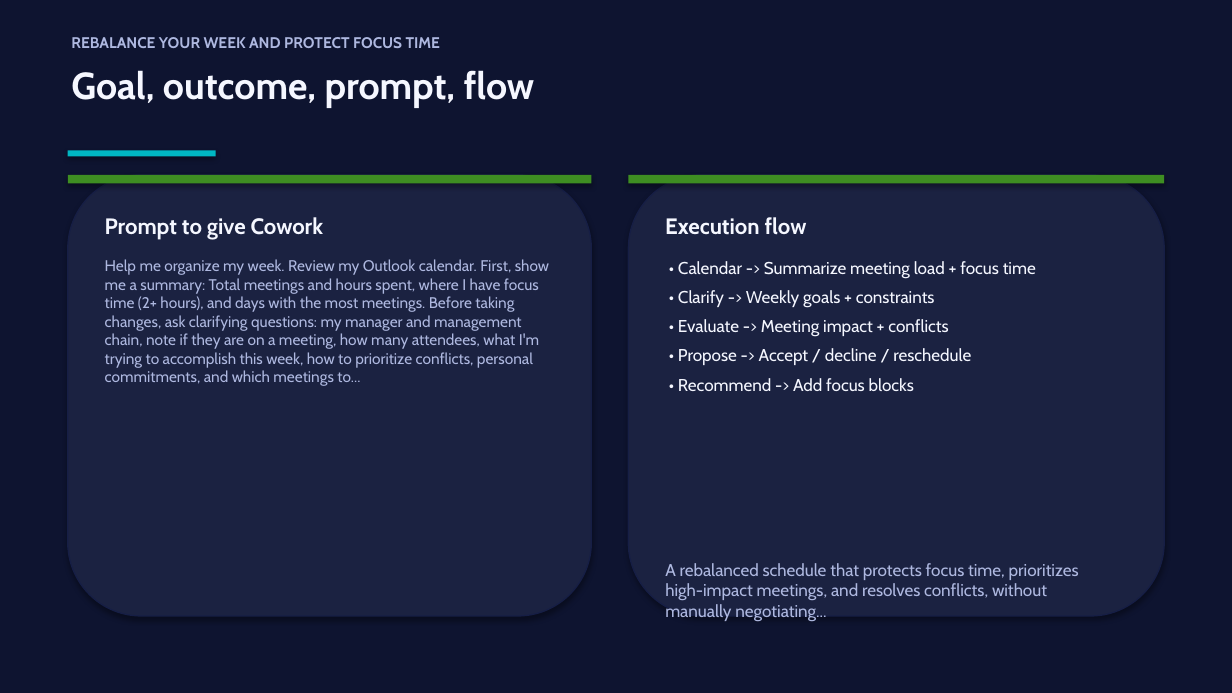
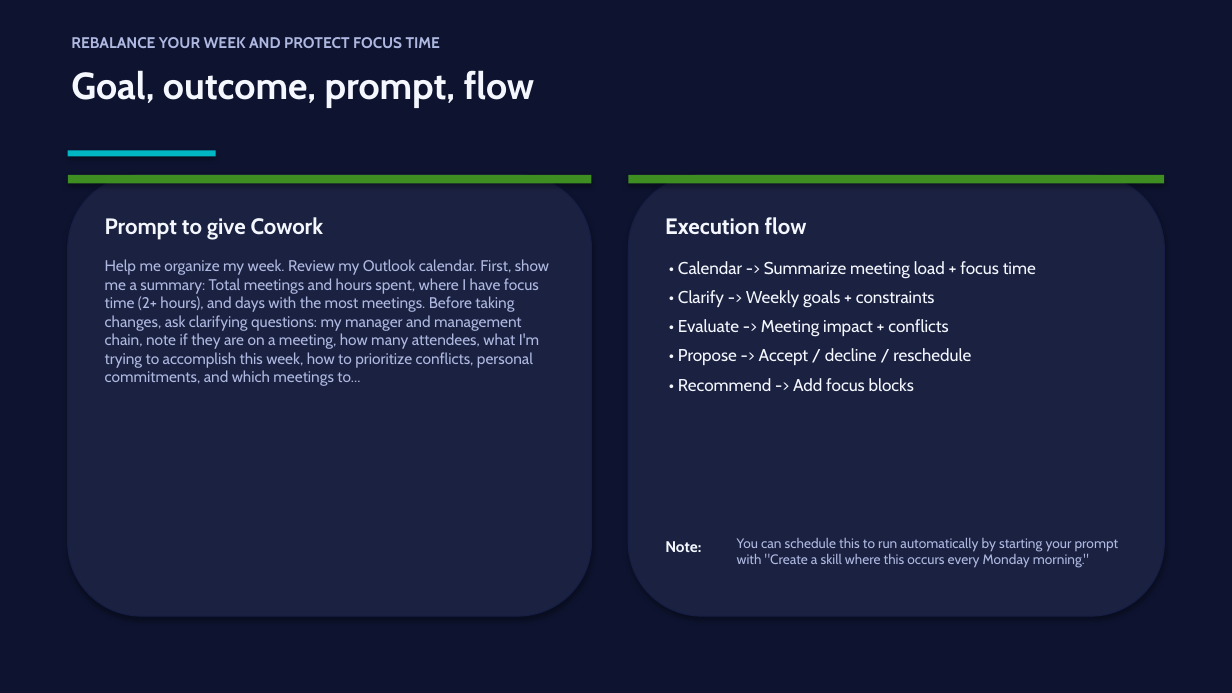
Before and after one commit to steffiyappy/copilot-what-to-use-when, a slide deck: slide 13 of slides/technical-lite.pptx. Drawn at 1232x693 pixels with LibreOffice and Linux fonts; fonts in the diff are those of the drawing. Boxes give left, top, right and bottom in pixels: in the first picture for what was removed or moved away, otherwise in the second. Text is boxed around its words. In the diff, an @@ line names an element or a change of style, - is before the commit and + after.

```diff
--- a/slides/technical-lite.pptx
+++ b/slides/technical-lite.pptx
@@ text added at [737,537,1119,568], 8 pt, text #AEB8E0 @@
+You can schedule this to run automatically by starting your prompt with "Create a skill where this occurs every Monday morning."
@@ text removed at [665,563,1079,621] @@
-A rebalanced schedule that protects focus time, prioritizes high-impact meetings, and resolves conflicts, without manually negotiating...
@@ text added at [665,541,701,552], 9 pt, text #F5F7FF, bold @@
+Note:
```
Also in this commit, not shown: 1 other slide changed, 8 other files.
